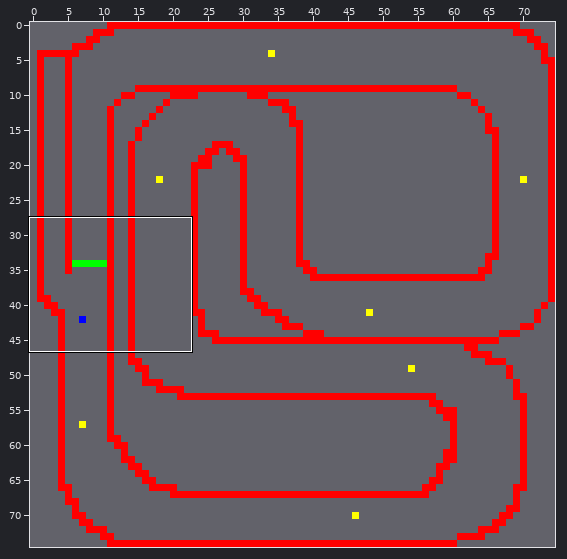
One commit to this Tiled map: MegaCarGame code/Game/data/maps/map3.tmx. Above: a wide view before the commit, with the close-up outlined.
Close-up. Old version:
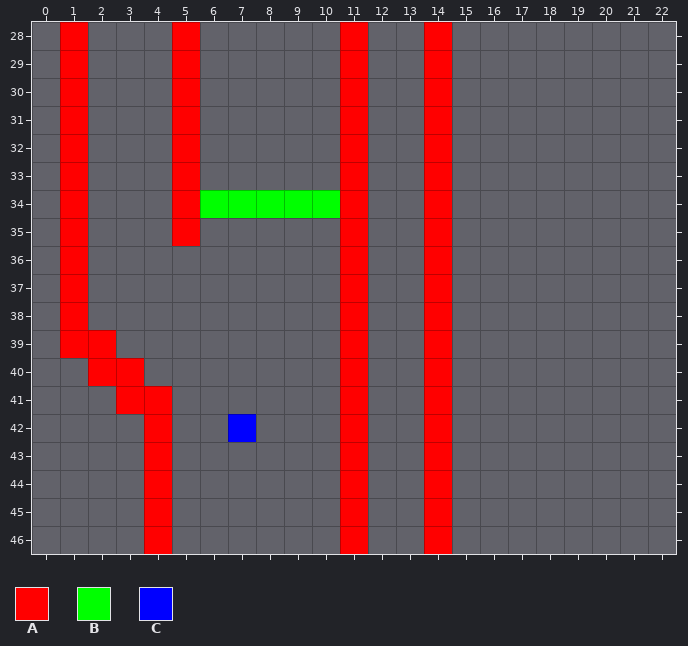
Cells are 32x32 px. Shown: x 0..22, y 28..46.
Key: from "Tileset": A 0, B 2, C 7.
_ is an empty cell.
Layer "Capa de Patrones 1" before, first column x 0:
28 _A___A_____A__A________
29 _A___A_____A__A________
30 _A___A_____A__A________
31 _A___A_____A__A________
32 _A___A_____A__A________
33 _A___A_____A__A________
34 _A___ABBBBBA__A________
35 _A___A_____A__A________
36 _A_________A__A________
37 _A_________A__A________
38 _A_________A__A________
39 _AA________A__A________
40 __AA_______A__A________
41 ___AA______A__A________
42 ____A__C___A__A________
43 ____A______A__A________
44 ____A______A__A________
45 ____A______A__A________
46 ____A______A__A________
The same view after the edit:
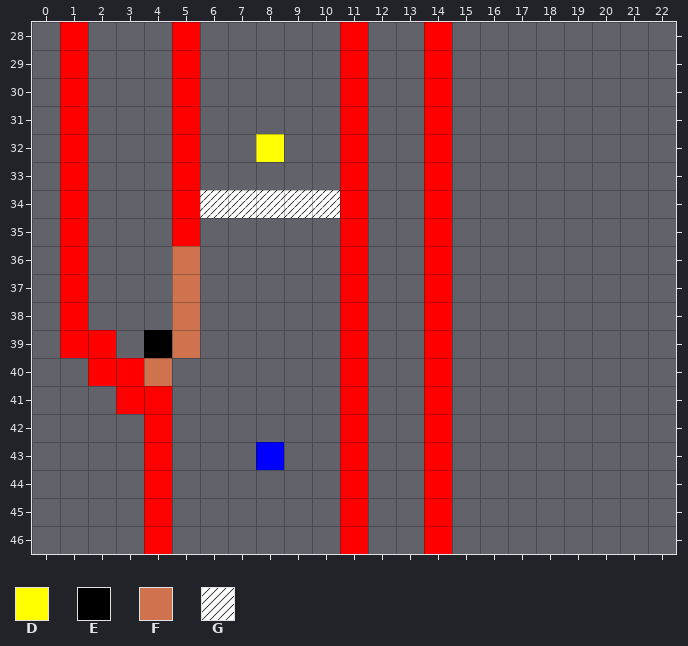
Further tiles: from "Tileset": D 1, E 4, F 5, G 8.
Diff:
Layer "Capa de Patrones 1":
y 32: x 8 _ -> D
y 34: x 6..10 BBBBB -> GGGGG
y 36..38: x 5 _ -> F
y 39: x 4..5 __ -> EF
y 40: x 4 _ -> F
y 42: x 7 C -> _
y 43: x 8 _ -> C
